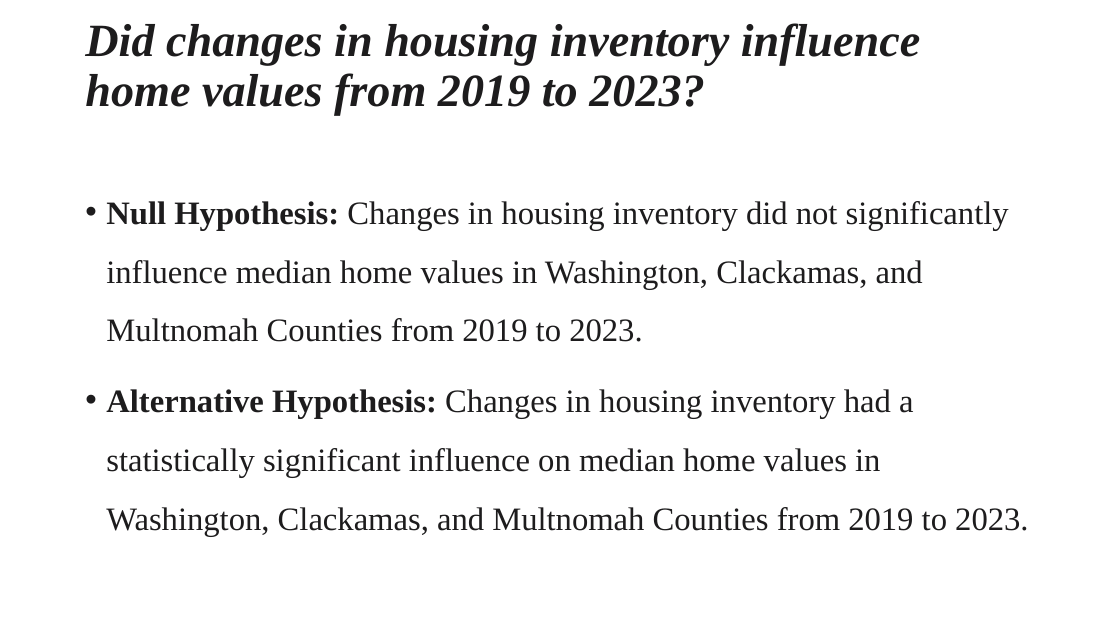
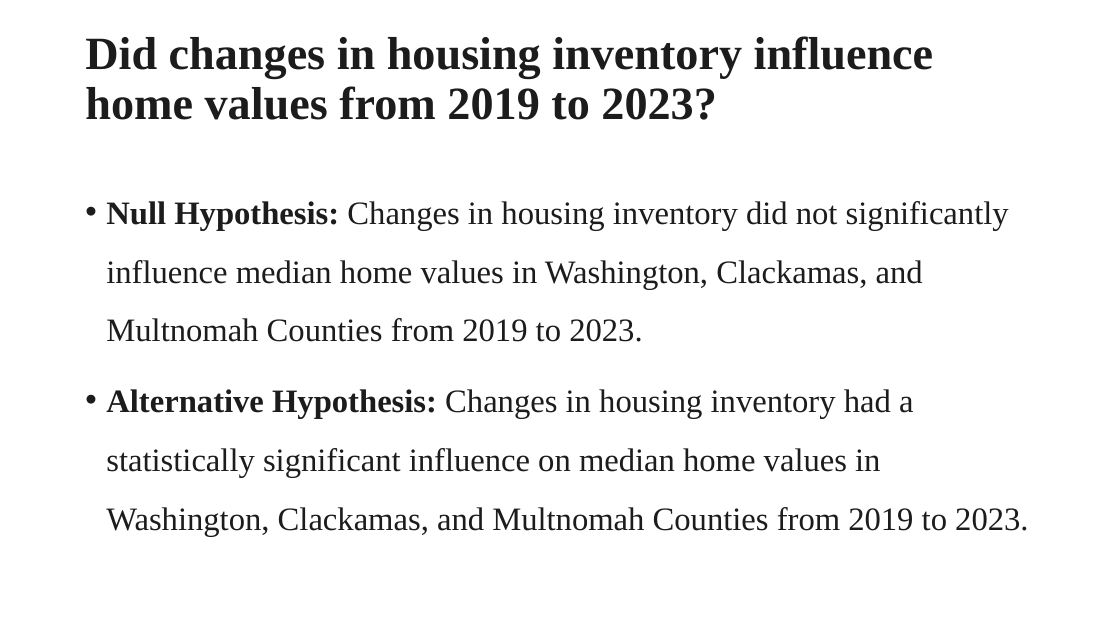
Before and after one commit to Tserrof7/Portland-Housing-Prices-Affordability-Project, a slide deck: slide 4 of Portland , Or Housing & Affordability.pptx. Drawn at 1120x630 pixels with LibreOffice and Linux fonts; fonts in the diff are those of the drawing. Boxes give left, top, right and bottom in pixels: in the first picture for what was removed or moved away, otherwise in the second. Text is boxed around its words. In the diff, an @@ line names an element or a change of style, - is before the commit and + after.

```diff
--- a/Portland , Or Housing & Affordability.pptx
+++ b/Portland , Or Housing & Affordability.pptx
@@ title "Did changes in housing inventory ...": place and size @@
-title "Did changes in housing inventory ..." at [85,23,920,115]
+title "Did changes in housing inventory ..." at [85,36,933,120]
@@ title "Did changes in housing inventory ..." at [85,36,933,120]: italic off @@
```
Also in this commit, not shown: 8 other slides changed.
